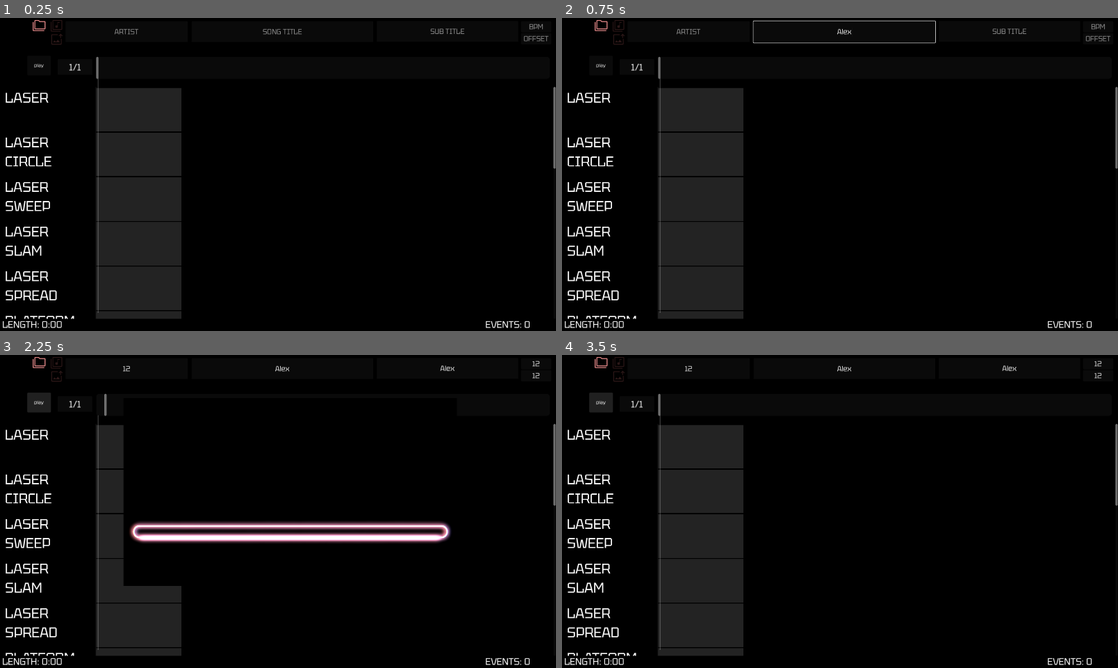
Above: before the commit, frames 1-4 (two rows, left to right).
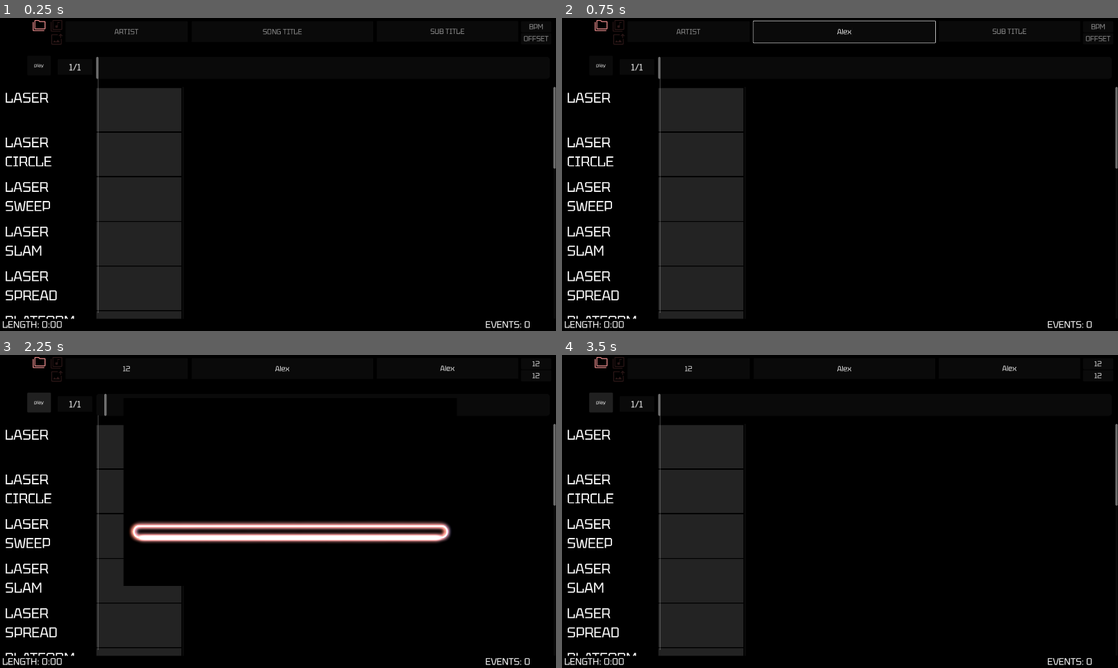
Above: after the commit, the same moments.

Repository: FireEntity1/beat-jumper
Game: Godot game, scene res://scenes/editor.tscn
The game is run twice, just before and just after one commit, with the same random seed, the same clock (stepped at 60 frames per second) and the same inputs. This scene is started directly instead of the project's main scene. Sound files missing from this copy of the repository are replaced by a short silence.
Inputs (mouse positions are in pixels of both pictures, inside the frame that each line leads up to):
- Up to frame 1 (0.25 s): no input
- Up to frame 2 (0.75 s): click (845, 30) at 0.52 s; type "Alex" at 0.6 s
- Up to frame 3 (2.25 s): click (444, 367) at 0.75 s; type "Alex" at 0.83 s; click (127, 367) at 0.98 s; type "12" at 1.07 s; click (533, 364) at 1.27 s; type "12" at 1.35 s; click (533, 376) at 1.5 s; type "12" at 1.58 s; click "play" at 2 s
- Up to frame 4 (3.5 s): click "play" at 2.75 s

The runs differ from the first frame. In frame 3, 1.2% of the frame differs, in the area x 23-81%, y 53-60%; in frame 4, less than 0.1%.
Error before the commit: Invalid type in utility function "max()". Cannot convert argument 1 from String to float. (res://scripts/editor.gd:440)
Error after the commit: Invalid type in utility function "max()". Cannot convert argument 1 from String to float. (res://scripts/editor.gd:443)

Commit message:
fix: editor scaling/seeking behaviour

Diff:
--- a/components/editor_event.tscn
+++ b/components/editor_event.tscn
@@ -11,12 +11,14 @@
 border_color = Color(0.481789, 0.48179, 0.481789, 1)
 
 [node name="editor_event" type="Button"]
-custom_minimum_size = Vector2(250, 120)
-offset_right = 300.0
+custom_minimum_size = Vector2(10, 120)
+offset_right = 10.0
 offset_bottom = 120.0
 mouse_filter = 1
 theme_override_font_sizes/font_size = 32
 theme_override_styles/normal = SubResource("StyleBoxFlat_ei43j")
+text_overrun_behavior = 1
+autowrap_mode = 1
 script = ExtResource("1_ei43j")
 
 [node name="edit" type="PopupPanel" parent="."]
--- a/project.godot
+++ b/project.godot
@@ -80,6 +80,12 @@
 , Object(InputEventKey,"resource_local_to_scene":false,"resource_name":"","device":-1,"window_id":0,"alt_pressed":false,"shift_pressed":false,"ctrl_pressed":true,"meta_pressed":false,"pressed":false,"keycode":0,"physical_keycode":83,"key_label":0,"unicode":0,"location":0,"echo":false,"script":null)
 ]
 }
+control={
+"deadzone": 0.2,
+"events": [Object(InputEventKey,"resource_local_to_scene":false,"resource_name":"","device":-1,"window_id":0,"alt_pressed":false,"shift_pressed":false,"ctrl_pressed":false,"meta_pressed":false,"pressed":false,"keycode":0,"physical_keycode":4194326,"key_label":0,"unicode":0,"location":0,"echo":false,"script":null)
+, Object(InputEventKey,"resource_local_to_scene":false,"resource_name":"","device":-1,"window_id":0,"alt_pressed":false,"shift_pressed":false,"ctrl_pressed":false,"meta_pressed":false,"pressed":false,"keycode":0,"physical_keycode":4194327,"key_label":0,"unicode":0,"location":0,"echo":false,"script":null)
+]
+}
 
 [physics]
 
--- a/scripts/editor.gd
+++ b/scripts/editor.gd
@@ -198,11 +198,11 @@
 	return groups
 
 func add_lines(scale: float,beats, parent):
-	for beat in int(beats):
+	for beat in int(beats * (1/scale)):
 		var line = ColorRect.new()
 		line.size = Vector2(3,5000)
 		line.color = Color(1,1,1,0.1)
-		line.position = Vector2(EVENT_WIDTH*scale*beat + 30,0)
+		line.position = Vector2(EVENT_WIDTH*editor_scale*beat + 30 + EVENT_WIDTH,0)
 		if line.position.x < 300:
 			continue
 		line.z_index = 100
@@ -226,6 +226,9 @@
 			child.queue_free()
 		editor_scale = eval_exp(new_text)
 		add_lines(editor_scale, time_to_beat($song.stream.get_length()), lines_layer)
+		for child in $scroll/tracks.get_children():
+			if child is ColorRect:
+				child.update_length(editor_scale)
 		spawn_events()
 
 func _on_tracks_gui_input(event: InputEvent, type: String)-> void:
--- a/scripts/editor_event.gd
+++ b/scripts/editor_event.gd
@@ -4,6 +4,8 @@
 
 var track: String
 var beat: float
+
+const EVENT_WIDTH = 300
 
 var pos_editor
 
@@ -219,6 +221,8 @@
 
 func _gui_input(event: InputEvent):
 	if event is InputEventMouseButton and event.pressed:
+		if event.button_index == MOUSE_BUTTON_LEFT and Input.is_action_pressed("control"):
+			pass
 		if event.button_index == MOUSE_BUTTON_LEFT and not Input.is_action_pressed("shift"):
 			$edit.popup()
 		elif event.button_index == MOUSE_BUTTON_RIGHT:
@@ -236,3 +240,11 @@
 
 func load_map(name: String = ""):
 	return
+
+func update_length(scale):
+	custom_minimum_size.x = EVENT_WIDTH * scale
+	size.x = EVENT_WIDTH * scale
+	print(scale)
+	print(EVENT_WIDTH*scale)
+	print(size.x)
+	print("-----------------")
--- a/scripts/event_handler.gd
+++ b/scripts/event_handler.gd
@@ -193,7 +193,7 @@
 	map.data.sort_custom(sort_by_trigger_beat)
 
 	for event in map.data:
-		if event.beat < new_beat:
+		if event["beat"] - global.prefire_beat[event["type"]] < new_beat:
 			event_index += 1
 		else:
 			break
@@ -206,10 +206,11 @@
 
 func reset_states():
 	$player.position = Vector2(0,0)
-	target_platform_colour = global.colours_raw.purple
 	platform_colour_speed = 1
 	showing_sun = false
 	global.visualizer = true
+	global.cam_zoom = 1.0
+	global.cam_rot = 0.0
 	global.shake = false
 	global.camera_kick = false
 
--- a/scripts/track.gd
+++ b/scripts/track.gd
@@ -8,3 +8,7 @@
 
 func change_name(name: String):
 	$track_name.text = name
+
+func update_length(scale):
+	for child in $hbox.get_children():
+		child.update_length(scale)
